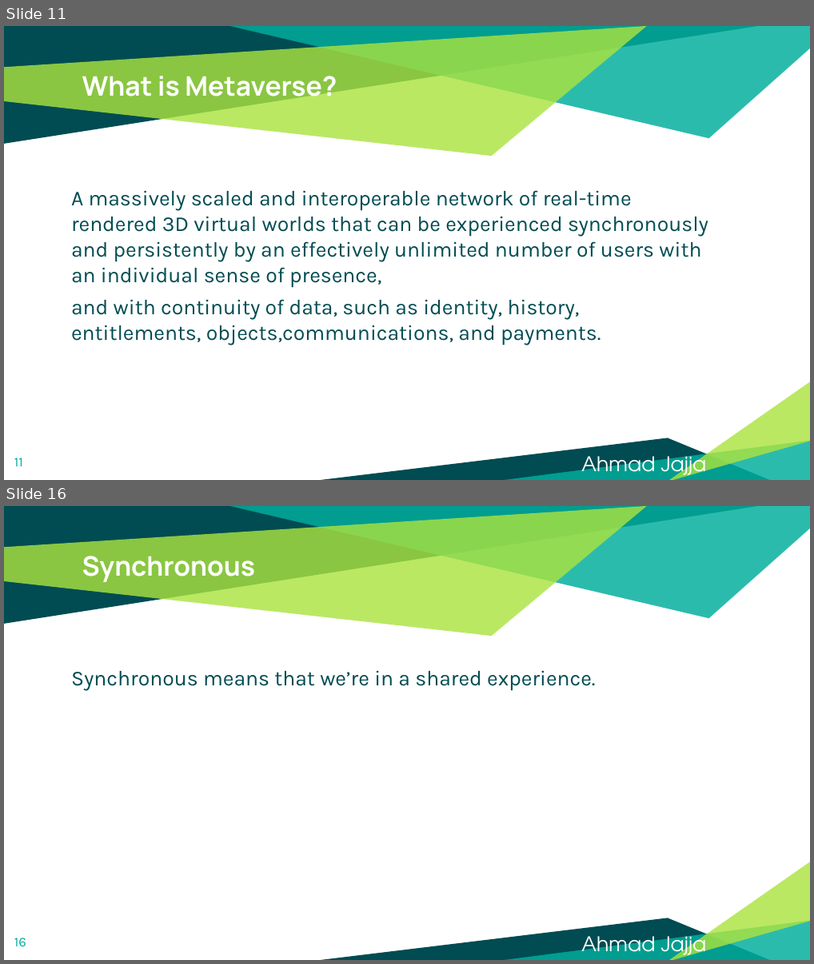
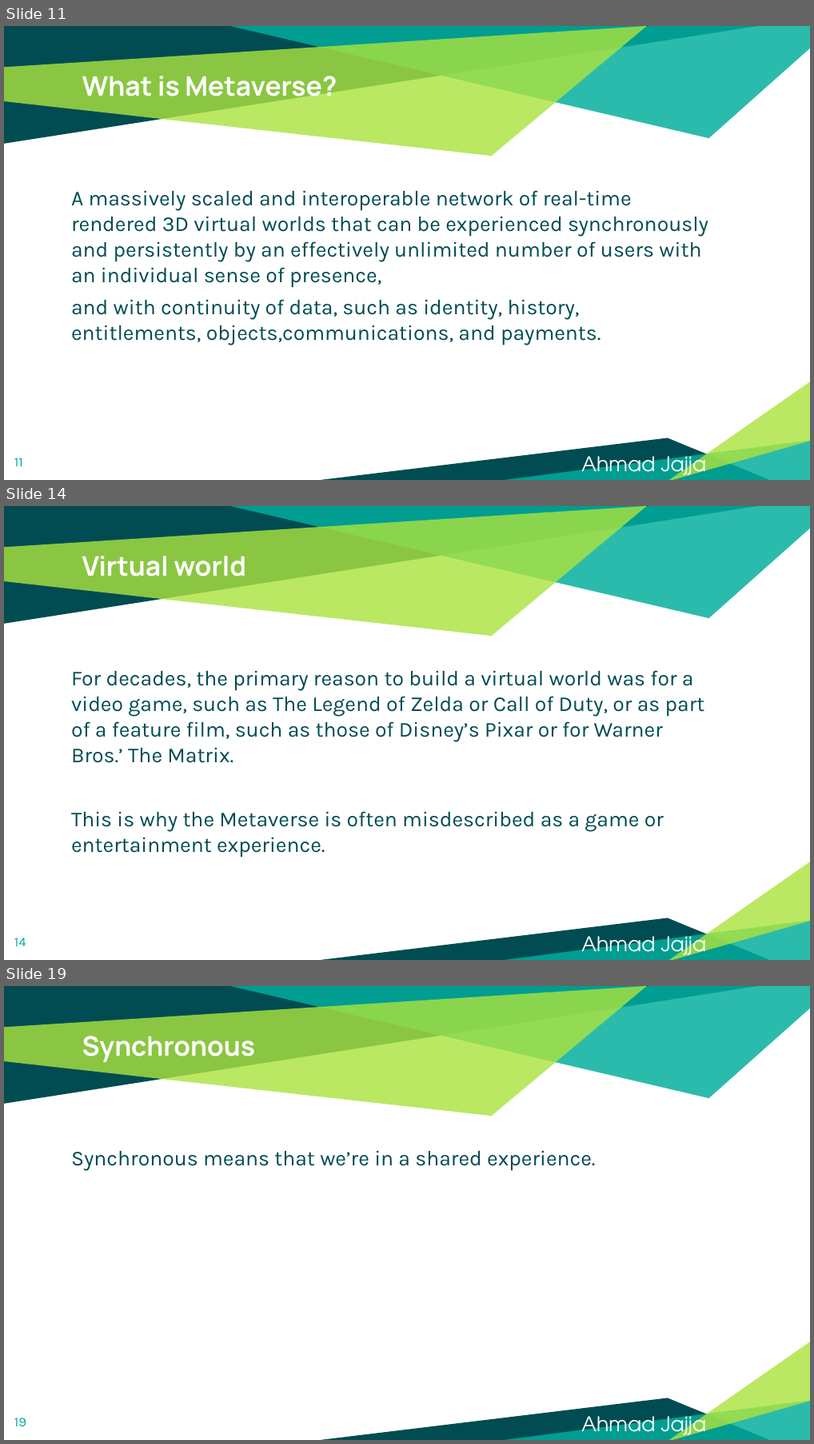
Before and after one commit to Ahmadjajja/WEB-3.0-and-Metaverse, a slide deck: Slides/What is Metaverse.pptx. Shown one above the other, each under a label of ours: slides 11 and 16 before the commit, slides 11, 14 and 19 after it; the slides between them are not shown. The pictures are 814x964 and 814x1444 pixels, drawn with LibreOffice and Linux fonts; fonts in the diff are those of the drawing. Boxes give left, top, right and bottom in pixels: in the first picture for what was removed or moved away, otherwise in the second. Text is boxed around its words. In the diff, an @@ line names an element or a change of style, - is before the commit and + after.

Commit message:
What is metaverse slides

```diff
--- a/Slides/What is Metaverse.pptx
+++ b/Slides/What is Metaverse.pptx
@@ slide 14 added at bbox=[4, 506, 810, 960], background #FFFFFF; not listed: 6 template elements that a slide beside it also shows @@
@@ title added at bbox=[82, 556, 246, 576], 24 pt, text #FFFFFF, bold @@
+Virtual world
@@ text added at bbox=[71, 670, 706, 857], 19 pt, text #004C52 @@
+For decades, the primary reason to build a virtual world was for a video game, such as The Legend of Zelda or Call of Duty, or as part of a feature film, such as those of Disney’s Pixar or for Warner Bros.’ The Matrix.
+This is why the Metaverse is often misdescribed as a game or entertainment experience.
@@ page number added at bbox=[14, 937, 26, 946], 12 pt, text #00AE9D @@
+14
@@ text added at bbox=[582, 930, 707, 960], 18 pt, text #FFFFFF @@
+Ahmad Jajja
@@ what was slide 16 is now slide 19 @@
@@ page number at bbox=[14, 1417, 26, 1426]: text changed @@
-16
+19
```
Also in this commit, not shown: 7 slides changed, 3 other slides added, 3 slides removed, 8 other files.
